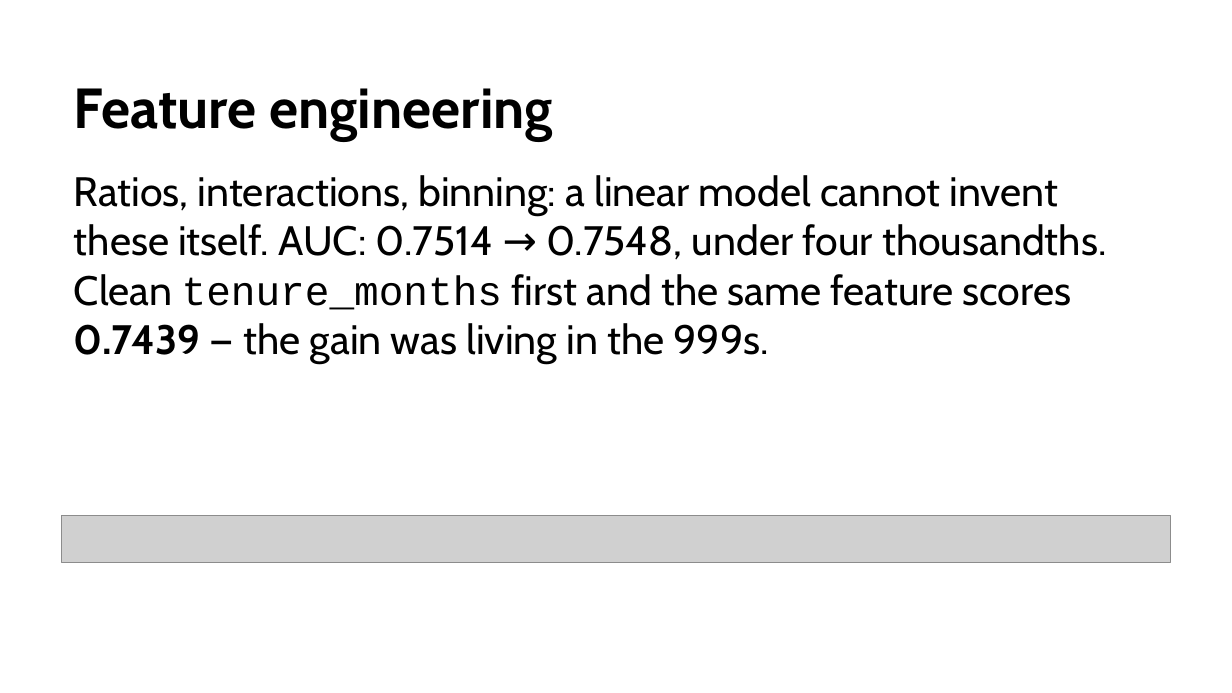
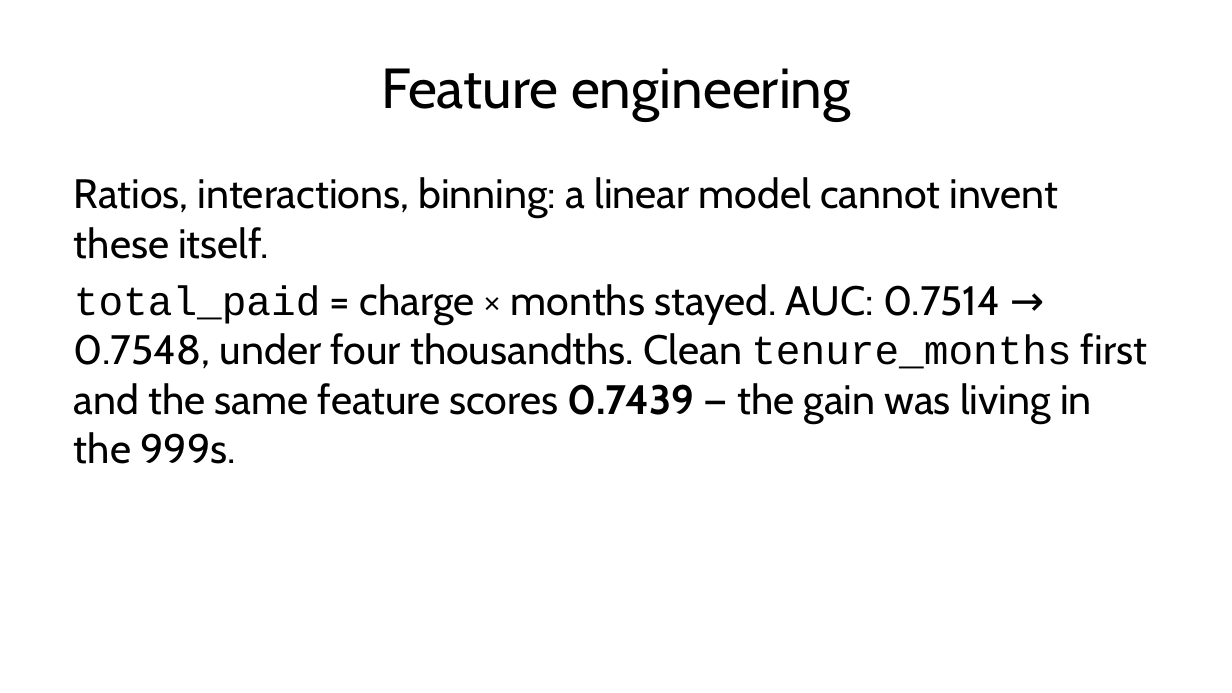
Before and after one commit to fabioantonini/technologies-for-artificial-intelligence, a slide deck: slide 41 of Lessons/02_data_exploration_and_preparation/Slides/data_exploration_and_preparation_slides.pptx. Drawn at 1232x693 pixels with LibreOffice and Linux fonts; fonts in the diff are those of the drawing; grey boxes stand for pictures; background and template pictures are left out. Boxes give left, top, right and bottom in pixels: in the first picture for what was removed or moved away, otherwise in the second. Text is boxed around its words. In the diff, an @@ line names an element or a change of style, - is before the commit and + after.

```diff
--- a/Lessons/02_data_exploration_and_preparation/Slides/data_exploration_and_preparation_slides.pptx
+++ b/Lessons/02_data_exploration_and_preparation/Slides/data_exploration_and_preparation_slides.pptx
@@ title "Feature engineering" at box(381, 68, 851, 121): bold off; alignment left to centre; vertical alignment bottom to middle @@
@@ text at box(74, 177, 1147, 464): text changed @@
-Ratios, interactions, binning: a linear model cannot invent these itself. AUC: 0.7514 → 0.7548, under four thousandths. Clean tenure_months first and the same feature scores 0.7439 — the gain was living in the 999s.
+Ratios, interactions, binning: a linear model cannot invent these itself.
+total_paid = charge × months stayed. AUC: 0.7514 → 0.7548, under four thousandths. Clean tenure_months first and the same feature scores 0.7439 — the gain was living in the 999s.
@@ picture removed at box(62, 515, 1170, 562) @@
```
Also in this commit, not shown: 1 other slide changed, 27 other files.
